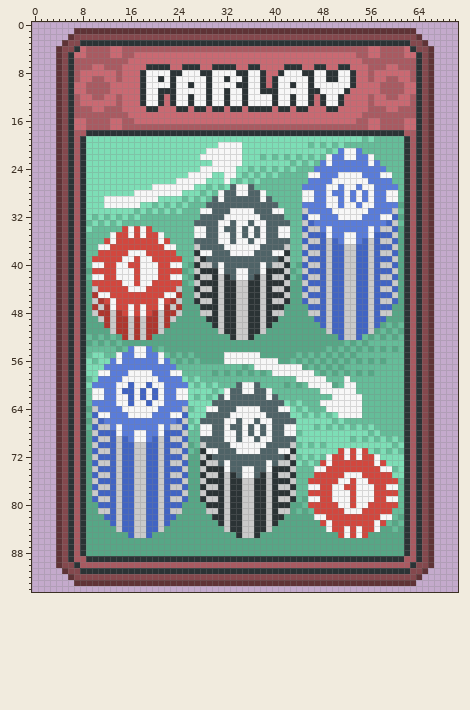
Pixel-art file: assets/aseprite/consumables/gamble/parlay.aseprite. This is how it looked before the edit.
71x95 pixels, 1 frame.
New version:
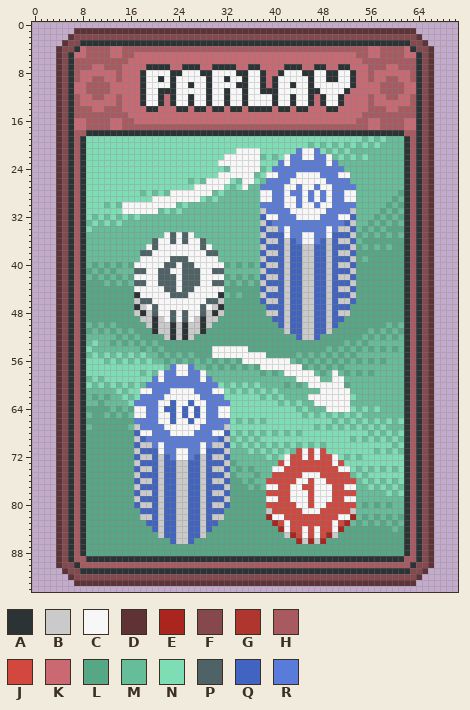
Palette (. is transparent): A #2b3335  B #cacaca  C #f7f7f7  D #5f3336  E #aa251d  F #84484d  G #ae362e  H #a95a61  J #d2473e  K #ca6972  L #56a786  M #65bd99  N #7ddeb6  P #4f6367  Q #4164c3  R #597cda
The edit:
Changed rows in their new state; - is an unchanged pixel.
Layers "chips2", "chips", "Layer 1":
first column x 9:
19 -------------------------------------------------N---
20 ----------------------NNNN------------------N-N-N----
21 --------------------NNNNN-CCC------RCCR---MNMM-------
22 -------------------NNNN---CCC----CRRCCRR-MNMNMNM-----
23 ---------------------N----CCC---RCRRRRR---MMMMMMM----
24 -------------------NNNNM-CCCC--RRRRRRR-----MMMMMMM---
25 -----------------NNNN-C--CCC--CCRRRCC-------MMMMMMM--
26 ---------------NNMNMCCC---CC--RRRRCCCCCC-RRRMMMMMMM--
27 -----------NNNNNNNCCCCC-MN-M-RRRRCCRCC-C-R-RRMMMMMMM-
28 --------NMNMNM--CCCCC-NMMMMMM-CRRCRR-RC-----CMMMMMMML
29 ---NNNNNNNN-CCCCCCC--NMMMMMMM-CRRCCR-RC--R--CMMMMMML-
30 ---MNM---CCCCCC-----MMMMMMMMMRRRRCCRCC-C-R-RRMMMMMLM-
31 ------CCCCCC-------MMMMMMMMMMBRRRRCCCCCC-RRRBMMMMLML-
32 -------------------MMMMMMMMMMQCCRRRCC-------QMMMLMLM-
33 ------------------MMMMMMMMMMMBQRRRRRRR-----QBMMLMLML-
34 ------MMMMM-------MMMMMMMMMMMQBBR-RRRRR---BBQMLMLMLL-
35 ----MMMMMMMMMCPCPCMMMMMMMMMMMBQQQ-RRCCRR-QQQBLMLMLMLM
36 ---MMMMMMMMP-CPCPCC-MMMMMMMMMQBBQBQRCCR---BBQMLLLLLL-
37 --MMMMMMMMCPC--CCCC-CMMMMMMMMBQQQ-QQ-B-----Q-LMLMLML-
38 --MMMMMMMPPCCCCCCCC-P-MMMMMMMQBBQBQQB-Q---B-QLLLLLLL-
39 -MMMMMMMM--CCCPPPCCCCCMMMMMMMBQQQ-QQ-B-----Q-LMLLLLL-
40 -LMLMLMLC---CPP-PPCCCC-LMLMLMQB-QBQQB-Q---B-QLLLLLLL-
41 -MLMLMMMPP--PPCCPPPCCPPMMMMMMBQQQ-QQ-B-----Q-LLLLLLL-
42 -LMLMLMLC---PPP-PPPCCCCLMLMLMQB-QBQQB-Q---B-QLLLLLLL-
43 -LLMLMLMPP-CPPPCPPPCCPPMLMLML-QQQ-QQ-B-----Q-LLLLLLL-
44 -LLLLLLL--CCCPPCPPCCCCCLLLLLLQB-QBQQB-Q---B-QLLLLLLL-
45 -LLLLLLLACCCC-PPPCCCCCAMLMLLL-QQQ-QQ-B-----Q-LLLLLLL-
46 -LLLLLLLBPPC-CCCCCCCPP-LLLLLLQB-QBQQB-Q---B-QLLLLLLL-
47 -LLLLLLLABCP-CCCCCCPCBALLLLLLLQQQBQQBB-----QLLLLLLL--
48 -LLLLLLLBABPCCPCPCCP---LLLLLLLB-QBQQB-Q---B-LLLLLLL--
49 --LLLLLLL-BA-CPCPCBABBLLLLLLLLLQQBQQBB-----LLLLLLL---
50 M-MLMLLLLLBA-BABABBABLLLLLLLLLL-QBQQBBQ---LLLLLLL----
51 -M-MLMLMLLLA-BABABBA--LLLLLLLL---BQQBBQQ-LLLLLLM-----
52 -M-M--MLMLL--BABAB------LLLL-------QBBQ---LLLL-------
53 MNM----M-M-M-----------------------------------------
54 N----M-MMLM----------CCCCCC--------------------------
55 --MN-NMNMNMML--------CC------C-----------------------
56 -N-MNMNMNMNMML------M-MLML------CC-------------------
57 ---NNNNNNNNNNM-CCR--L-L-L---L------------------------
58 --NNNNNNNMNMC-R-CRRC-M-M-M-M---LM--------C-----------
59 --MNNNNNNNNRC---RRRCR------------------M-CCM---------
60 -MNMNMNMNMRRR----RRRRRN-NMNMN------------CCLM--------
61 -MMMMNMNNC-RR-C--CRRRCCNMNMNMNMN------------M--------
62 -LMLMMNMNRRRRCC--CCRRRRNNNNNNMNMN----CCCC---NM-------
63 -MLMMMMNRRRR-CQCCQCCRRRRNNNNNNNNM-----C-----MM-------
64 -LLLMLML--RRCQQCQCQCRRCCNNNNNNNNNN----------NMN-N----
65 -LLMLMLM--R-CCQ--CQCRRCCNNNNNNNNNN--------MNMN-------
66 -LLLLLLL----CCQCCQCCRRRRNMNMNMNNNNN---------N-N-N-N-N
67 -LLLLLLMB---RCCCCCCRRRRBNNNNNNNNNNN--------------N---
68 -LLLLLLLQ-C-RRCCCCRRRCCQNMNMNMNMNMN---------------N-N
69 -LLLLLLLBQ-RRRRRRRRRRRQBMNMNMNNNNNN------------------
70 -LLLLLLLQ-BRCRRRRRRCRBBQNMNMNMNMNMN------------------
71 -LLLLLLL-Q--CRRCCRRCQQQBMMMNMNMNMNMJCJCJ--NNNNN------
72 -LLLLLLLQ-B---RCCRQ-QBBQMMMMMMNMNCJJCJCJJCNMNMNNN----
73 -LLLLLLL-Q----Q-BQQBQQQBLMMMMMMMJCJJJJJ-JC-NNNNNNN---
74 -LLLLLLLQ-B----B-QQ-QBBQMLMLMMMCCJJJJJJJ--CCNMNMNMN--
75 -LLLLLLL-Q----Q-BQQBQQQ-LMMMLMMJJJJJCCC----JMNMNNNN--
76 -LLLLLLLQ-B----B-QQ-QBBQLLMLMMJJJJJCC-CC--JJ-MNMNMNMN
77 -LLLLLLL-Q----Q-BQQBQQQ-LLLMLMCCJJCCJJ-CCJJCCMMNMNMN-
78 -LLLLLLLQ-B----B-QQ-QBBQLLLLLLJJJJCCC-CCCJJJ-MMMMMNMN
79 -LLLLLLL-Q----Q-BQQBQQQ-LLLLLLCCJJCCCJ-CCJJ-CMMMMMMM-
80 --LLLLLLQ-B----BBQQBQBBQLLLLLLJJJJJCC-CC--JJ-MLMLMLM-
81 --LLLLLLLQ----Q-BQQBQQQLLLLLLL-JJJJJCCC----JBMMMMMM--
82 ---LLLLLL-B----BBQQBQBBLLLLLLLECCJJJJJJJ--CCEMLMLML--
83 ----LLLLLL----QBBQQBQQLLLLLLLLLEJCJJJJJ-JC-EMLMLML---
84 -----LLLLLL--QQBBQQBQ--LLLLLLLL-ECJJCJCJJCELLLLLL----
85 -------LLLL-BQQBBQQB-----LLLL----BEJCJCJEBLLLLL------
86 --------------QBBQ-----------------EBEBE-------------
